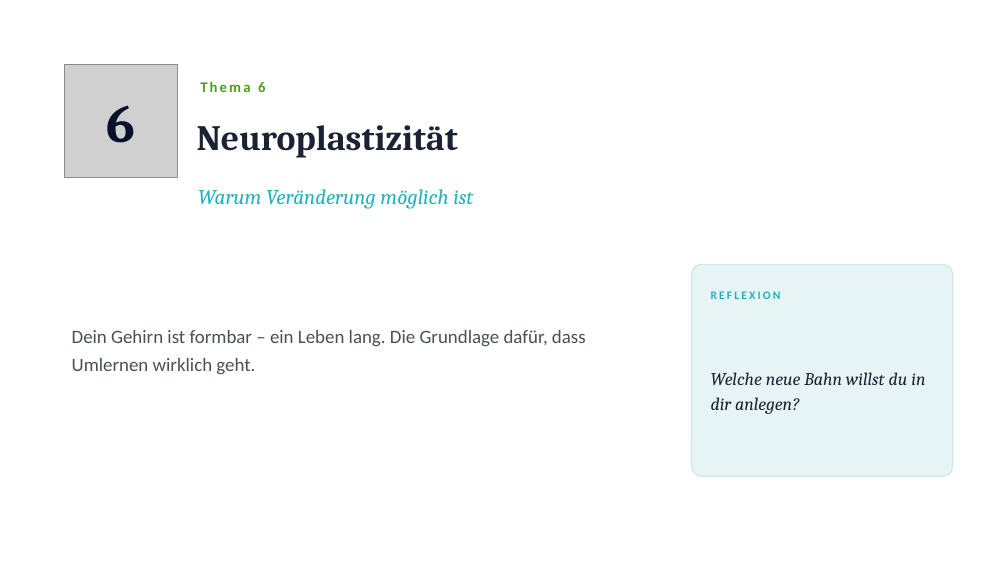
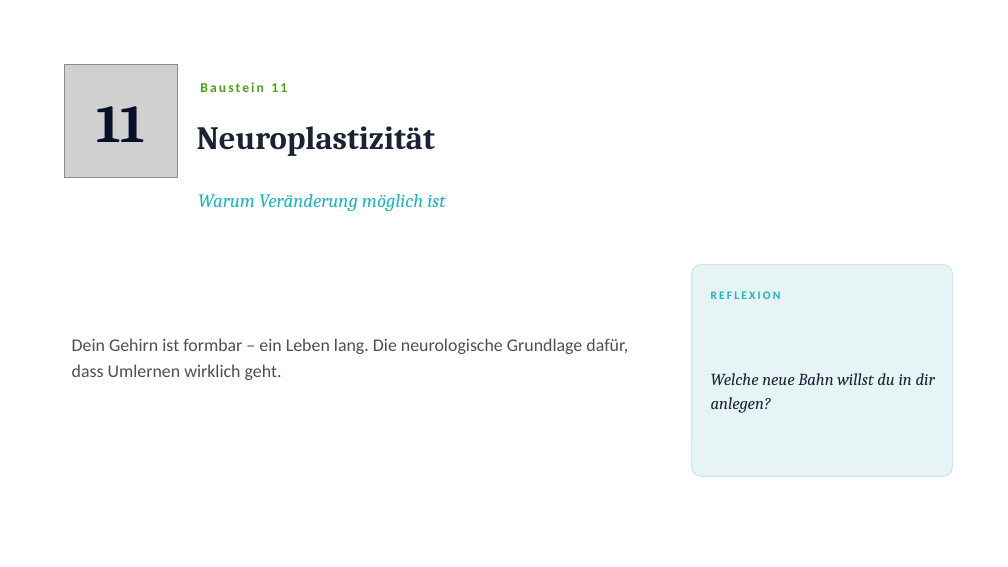
Before and after one commit to Heiko888/werdemeisterdeinergedanken, a slide deck: slide 19 of docs/workshop/vertiefungen/WMDG-Workshop-Vertiefungen-Kopf-verstehen.pptx (slide 13 before the commit). Drawn at 1008x567 pixels with LibreOffice and Linux fonts; fonts in the diff are those of the drawing; grey boxes stand for pictures. Boxes give left, top, right and bottom in pixels: in the first picture for what was removed or moved away, otherwise in the second. Text is boxed around its words. In the diff, an @@ line names an element or a change of style, - is before the commit and + after.

```diff
--- a/docs/workshop/vertiefungen/WMDG-Workshop-Vertiefungen-Kopf-verstehen.pptx
+++ b/docs/workshop/vertiefungen/WMDG-Workshop-Vertiefungen-Kopf-verstehen.pptx
@@ text at bbox=[200, 82, 287, 92]: text changed; size 14 to 13 pt @@
-Thema 6
+Baustein 11
@@ text at bbox=[96, 106, 145, 142]: text changed @@
-6
+11
@@ text "Neuroplastizität" at bbox=[197, 126, 435, 156]: size 34 to 31 pt @@
@@ text "Warum Veränderung möglich ist" at bbox=[198, 194, 445, 211]: size 20 to 18 pt @@
@@ text "Welche neue Bahn willst du ..." at bbox=[711, 373, 935, 413]: size 17 to 16 pt @@
@@ text at bbox=[72, 338, 628, 380]: text changed; size 18 to 17 pt @@
-Dein Gehirn ist formbar – ein Leben lang. Die Grundlage dafür, dass Umlernen wirklich geht.
+Dein Gehirn ist formbar – ein Leben lang. Die neurologische Grundlage dafür, dass Umlernen wirklich geht.
```
Also in this commit, not shown: 13 other slides changed, 7 slides added, 3 other files.
